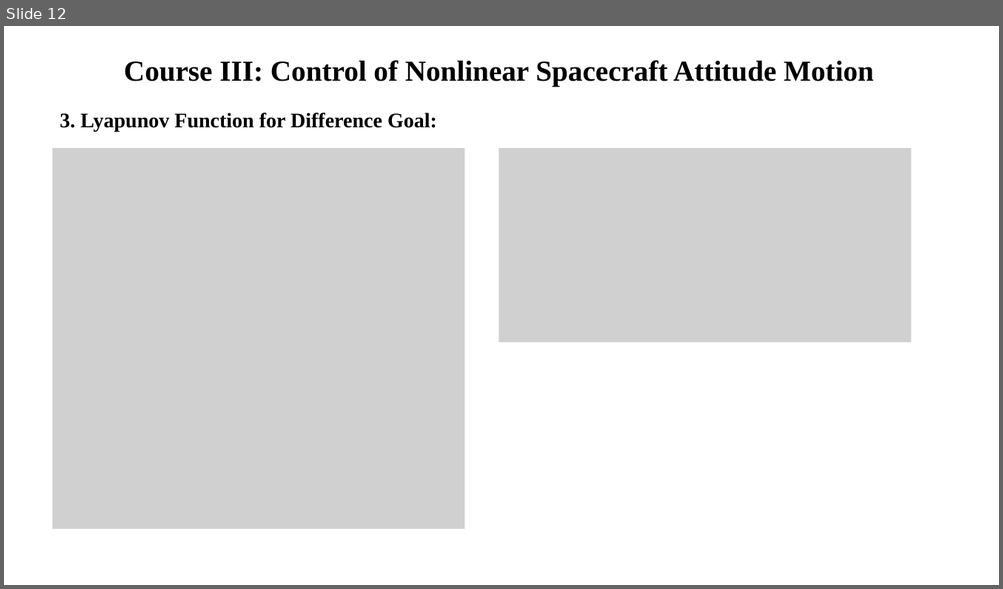
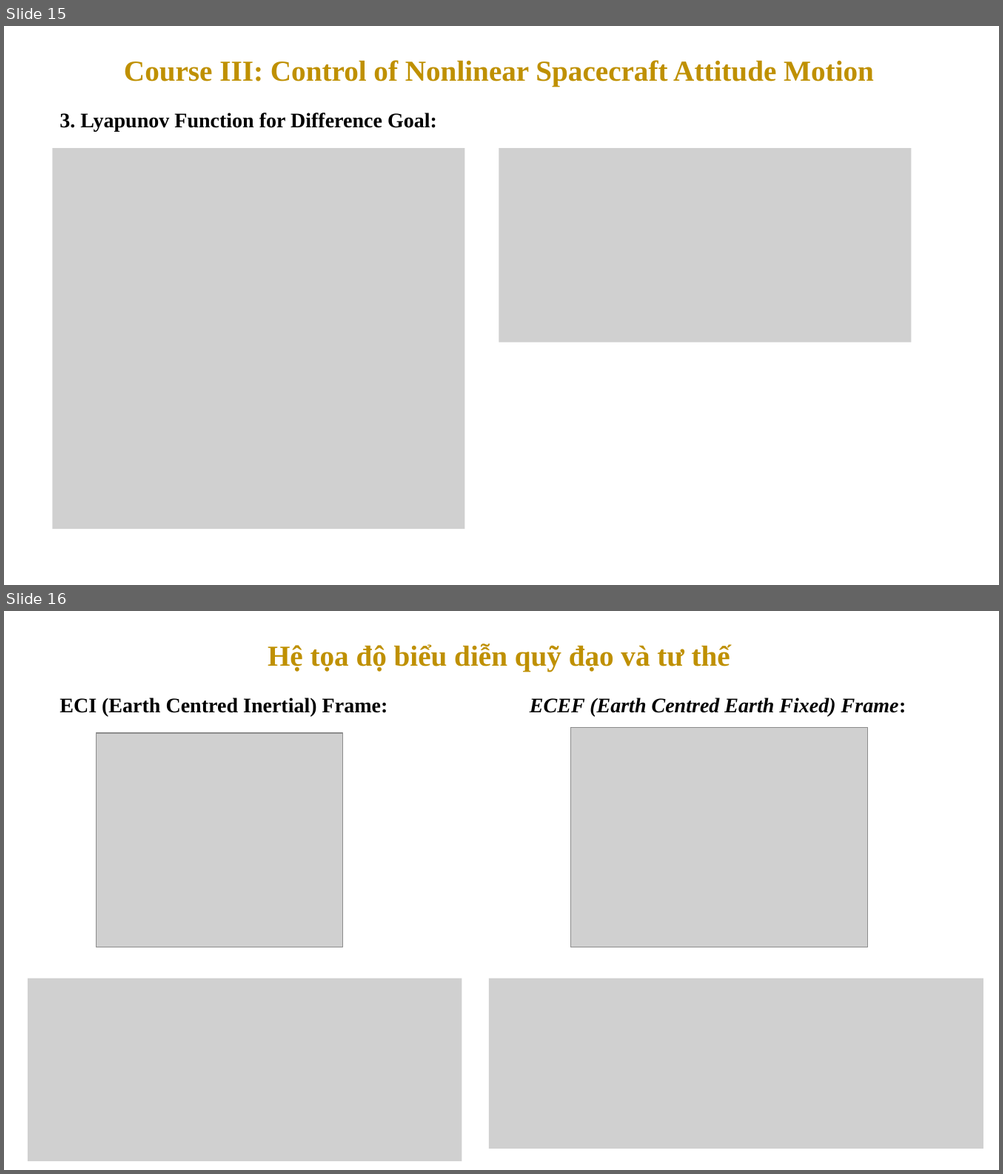
Before and after one commit to KalexxHoang/VTX_Report, a slide deck: Course report.pptx. Shown one above the other, each under a label of ours: slide 12 before the commit, slides 15 and 16 after it. The pictures are 1003x589 and 1003x1174 pixels, drawn with LibreOffice and Linux fonts; fonts in the diff are those of the drawing; grey boxes stand for pictures. Boxes give left, top, right and bottom in pixels: in the first picture for what was removed or moved away, otherwise in the second. Text is boxed around its words. In the diff, an @@ line names an element or a change of style, - is before the commit and + after.

```diff
--- a/Course report.pptx
+++ b/Course report.pptx
@@ slide 16 added at (x1=4, y1=611, x2=999, y2=1170), background #FFFFFF @@
@@ text added at (x1=267, y1=644, x2=730, y2=671), 28 pt, text #BF9000, bold @@
+Hệ tọa độ biểu diễn quỹ đạo và tư thế
@@ text added at (x1=60, y1=698, x2=388, y2=716), 20 pt, text #000000, bold @@
+ECI (Earth Centred Inertial) Frame:
@@ text added at (x1=529, y1=698, x2=906, y2=716), 20 pt, text #000000, bold, italic @@
+ECEF (Earth Centred Earth Fixed) Frame:
@@ picture added at (x1=96, y1=733, x2=342, y2=948) @@
@@ picture added at (x1=571, y1=727, x2=868, y2=948) @@
@@ picture added at (x1=28, y1=979, x2=462, y2=1162) @@
@@ picture added at (x1=489, y1=979, x2=984, y2=1150) @@
@@ what was slide 12 is now slide 15 @@
@@ slide 15 changed as well @@
@@ text "Course III: Control of Nonlinear ..." at (x1=124, y1=60, x2=874, y2=86): text colour #000000 to #BF9000 @@
```
Also in this commit, not shown: 11 other slides changed, 8 other slides added, 2 other files.
